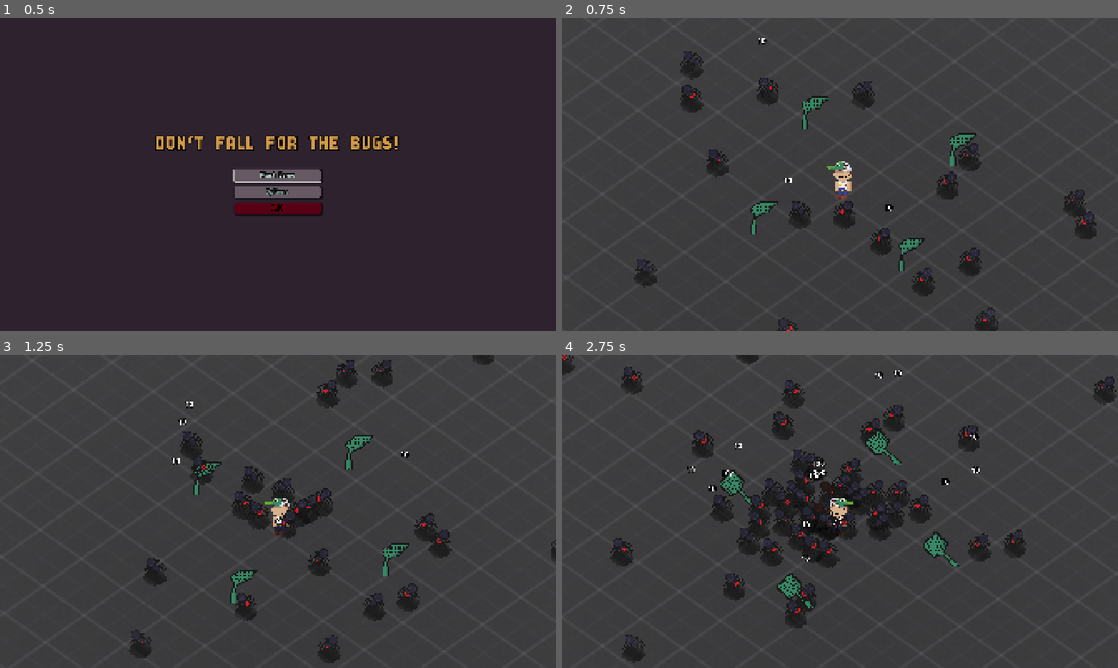
Above: before the commit, frames 1-4 (two rows, left to right).
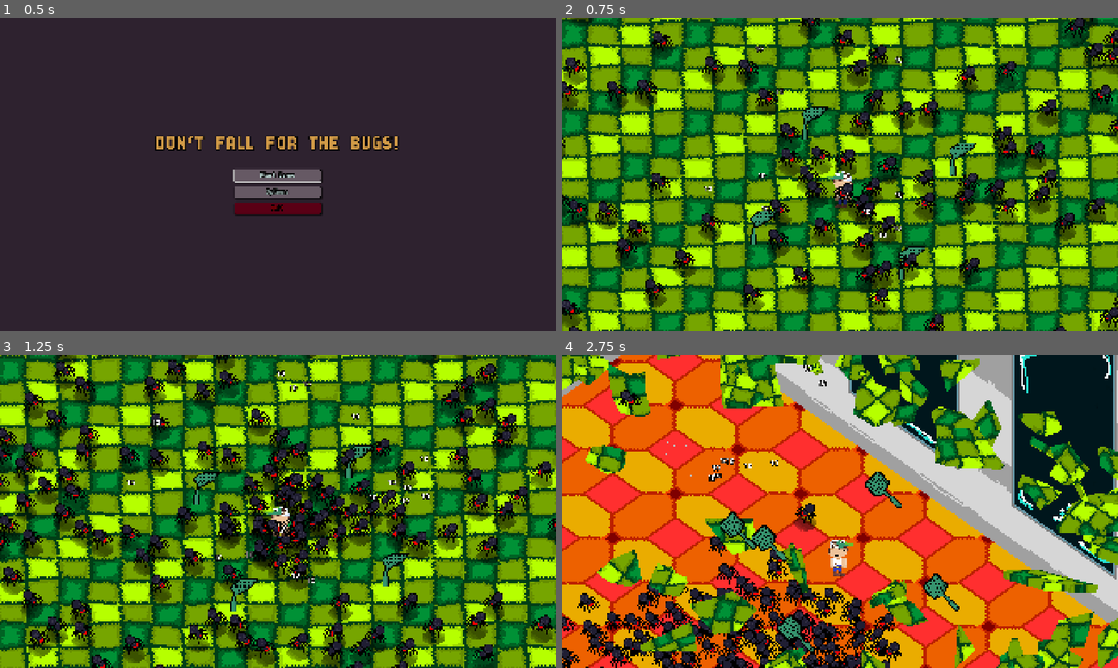
Above: after the commit, the same moments.

Repository: Ollenat/DontFallForTheBugs
Game: Godot game, scene res://scenes/main_menu.tscn
The game is run twice, just before and just after one commit, with the same random seed, the same clock (stepped at 60 frames per second) and the same inputs. The engine's default icon, where the game draws it, is replaced by a stand-in: a white triangle on a blue panel in a dark square. Sound files missing from this copy of the repository are replaced by a short silence.
Inputs (mouse positions are in pixels of both pictures, inside the frame that each line leads up to):
- Up to frame 1 (0.5 s): no input
- Up to frame 2 (0.75 s): click "Start Game" at 0.5 s
- Up to frame 3 (1.25 s): no input
- Up to frame 4 (2.75 s): tap Enter at 1.25 s; move the mouse to (962, 495) at 1.27 s; hold D (move_right) 1.28-2 s; click (962, 495) at 1.42 s; tap Space at 1.52 s; drag from (728, 527) to (812, 574) at 2.02 s

Frame 1 is identical in both runs. In frame 2, 99% of the frame differs, in the area x 0-100%, y 0-100%; in frame 3, 99%; in frame 4, 99%.

Commit message:
gaming?

Diff:
--- a/scenes/main_menu.tscn
+++ b/scenes/main_menu.tscn
@@ -12,7 +12,7 @@
 grow_horizontal = 2
 grow_vertical = 2
 script = ExtResource("1_ekxnf")
-game_scene = "res://scenes/test.tscn"
+game_scene = "res://scenes/Game.tscn"
 
 [node name="Background" type="ColorRect" parent="." unique_id=897543235]
 layout_mode = 1
--- a/scenes/player.tscn
+++ b/scenes/player.tscn
@@ -18,7 +18,7 @@
 shading_mode = 0
 albedo_texture = ExtResource("8_shadow")
 texture_filter = 0
-cull_mode = 2
+cull_mode = 0
 
 [sub_resource type="QuadMesh" id="QuadMesh_shadow"]
 material = SubResource("StandardMaterial3D_shadow")
@@ -39,7 +39,7 @@
 mesh = SubResource("QuadMesh_ksfn8")
 
 [node name="Shadow" type="MeshInstance3D" parent="." unique_id=136710216]
-position = Vector3(0, -0.35, 0)
+position = Vector3(0, 0.02, 0)
 rotation_degrees = Vector3(-90, 0, 0)
 cast_shadow = 0
 mesh = SubResource("QuadMesh_shadow")
--- a/scenes/straight_projectile.tscn
+++ b/scenes/straight_projectile.tscn
@@ -1,7 +1,8 @@
 [gd_scene format=3 uid="uid://dfuhg62lmdh0c"]
 
-[ext_resource type="Script" uid="uid://bdckx2j1oigc6" path="res://scripts/StraightProjectileComponent.gd" id="1_8niji"]
-[ext_resource type="Texture2D" uid="uid://cygqfwsjygdiu" path="res://icon.svg" id="2_gb5fa"]
+[ext_resource type="Script" path="res://scripts/Components/StraightProjectileComponent.gd" id="1_8niji"]
+[ext_resource type="Texture2D" path="res://textures/PNG/Fly Swatter/Fly swatter1.png" id="2_gb5fa"]
+[ext_resource type="Script" path="res://scripts/projectile_visual.gd" id="3_visual"]
 
 [sub_resource type="SphereShape3D" id="SphereShape3D_qt3ec"]
 radius = 0.21803963
@@ -27,3 +28,6 @@
 
 [node name="MeshInstance3D" type="MeshInstance3D" parent="." unique_id=726087976]
 mesh = SubResource("QuadMesh_qt3ec")
+
+[node name="ProjectileVisual" type="Node" parent="."]
+script = ExtResource("3_visual")
--- a/scripts/Components/StraightProjectileComponent.gd
+++ b/scripts/Components/StraightProjectileComponent.gd
@@ -10,6 +10,7 @@
 	set(d):
 		direction = d.normalized()
 @export var speed: float = 100
+var has_hit := false
 
 func _ready() -> void:
 	print(direction)
@@ -18,8 +19,17 @@
 	get_tree().create_timer(3.0).timeout.connect(queue_free)
 
 func _on_area_entered(area: Area3D) -> void:
-	if area is HealthComponent:
-		area.damage(100)
+	if has_hit or not area is HealthComponent:
+		return
+
+	has_hit = true
+	area.damage(100)
+	set_process(false)
+	var visual := get_node_or_null("ProjectileVisual") as ProjectileVisual
+	if visual:
+		visual.smack_finished.connect(queue_free, CONNECT_ONE_SHOT)
+		visual.play_smack()
+	else:
 		queue_free()
 
 func _process(delta: float) -> void:
--- a/scripts/floor.gd
+++ b/scripts/floor.gd
@@ -86,7 +86,6 @@
 		base_uv_scale.y / float(divisions),
 		1.0
 	)
-
 	var spawned_this_frame := 0
 	var total_pieces := divisions * divisions
 	var break_threshold := ceili(float(total_pieces) * BREAK_SPAWN_RATIO)
--- a/scripts/main_menu.gd
+++ b/scripts/main_menu.gd
@@ -1,7 +1,7 @@
 extends Control
 
 ## Path to the scene that starts when "Start Game" is pressed.
-@export_file("*.tscn") var game_scene: String = "res://scenes/game.tscn"
+@export_file("*.tscn") var game_scene: String = "res://scenes/Game.tscn"
 ## Path to the options scene.
 @export_file("*.tscn") var options_scene: String = "res://scenes/options_menu.tscn"
 
--- /dev/null
+++ b/scripts/projectile_visual.gd
@@ -0,0 +1,58 @@
+extends Node
+class_name ProjectileVisual
+
+const SMACK_DURATION := 0.1
+const FRAMES: Array[Texture2D] = [
+	preload("res://textures/PNG/Fly Swatter/Fly swatter1.png"),
+	preload("res://textures/PNG/Fly Swatter/Fly swatter2.png"),
+	preload("res://textures/PNG/Fly Swatter/Fly swatter3.png"),
+	preload("res://textures/PNG/Fly Swatter/Fly swatter4.png"),
+	preload("res://textures/PNG/Fly Swatter/Fly swatter5.png"),
+	preload("res://textures/PNG/Fly Swatter/Fly swatter6.png"),
+]
+
+signal smack_finished
+
+@onready var mesh_instance: MeshInstance3D = $"../MeshInstance3D"
+
+func _ready() -> void:
+	mesh_instance.scale = Vector3(2.0, 2.0, 2.0)
+	var source_material := mesh_instance.get_active_material(0) as StandardMaterial3D
+	if not source_material:
+		push_error("Projectile visual requires a StandardMaterial3D on its mesh.")
+		set_process(false)
+		return
+
+	var material := source_material.duplicate()
+	material.resource_local_to_scene = true
+	material.transparency = BaseMaterial3D.TRANSPARENCY_ALPHA
+	material.texture_filter = BaseMaterial3D.TEXTURE_FILTER_NEAREST
+	material.render_priority = 10
+	material.no_depth_test = true
+	mesh_instance.material_override = material
+	material.albedo_texture = FRAMES[3]
+
+func _process(_delta: float) -> void:
+	var projectile := get_parent() as StraightProjectileComponent
+	var camera := get_viewport().get_camera_3d()
+	var material := mesh_instance.material_override as StandardMaterial3D
+	if not projectile or not camera or not material:
+		return
+
+	var horizontal_direction := Vector3(projectile.direction.x, 0.0, projectile.direction.z)
+	if horizontal_direction.length_squared() <= 0.01:
+		return
+
+	var moving_right := horizontal_direction.dot(camera.global_basis.x) < 0.0
+	if moving_right:
+		material.uv1_scale.x = 1.0
+		material.uv1_offset.x = 0.0
+	else:
+		material.uv1_scale.x = -1.0
+		material.uv1_offset.x = 1.0
+
+func play_smack() -> void:
+	var material := mesh_instance.material_override as StandardMaterial3D
+	material.albedo_texture = FRAMES[4]
+	await get_tree().create_timer(SMACK_DURATION).timeout
+	smack_finished.emit()
--- a/scripts/scatter.gd
+++ b/scripts/scatter.gd
@@ -4,28 +4,62 @@
 @export var player_scene: Node3D
 @export var enemy_count: int = 20
 @export var plane_size: Vector2 = Vector2(50, 50)
-@export var sky_spawn_interval := Vector2(4.0, 9.0)
 @export var sky_spawn_height: float = 12.0
 
 var _spawn_timer := 0.0
+@onready var tower: Node3D = get_node_or_null("Tower")
 
 func _ready() -> void:
 	for i in range(enemy_count):
-		_spawn_enemy(1.0)
-	_spawn_timer = randf_range(sky_spawn_interval.x, sky_spawn_interval.y)
+		_spawn_enemy(1.0, _get_current_floor_y())
+	_schedule_next_spawn()
 
 func _process(delta: float) -> void:
 	_spawn_timer -= delta
 	if _spawn_timer > 0.0:
 		return
 
-	_spawn_enemy(sky_spawn_height)
-	_spawn_timer = randf_range(sky_spawn_interval.x, sky_spawn_interval.y)
+	var floor_y := _get_current_floor_y()
+	_spawn_enemy(sky_spawn_height, floor_y)
+	_schedule_next_spawn()
 
-func _spawn_enemy(height: float) -> void:
+func _schedule_next_spawn() -> void:
+	var floor_number := _get_current_floor_number()
+	var spawn_rate := float(floor_number)
+	_spawn_timer = -log(maxf(randf(), 0.0001)) / spawn_rate
+
+func _get_current_floor_number() -> int:
+	if not player_scene or not tower:
+		return 1
+
+	var floor_spacing: float = tower.get("floor_spacing")
+	if floor_spacing <= 0.0:
+		return 1
+
+	return maxi(1, roundi(-player_scene.global_position.y / floor_spacing) + 1)
+
+func _get_current_floor_y() -> float:
+	var floor_spacing := 8.0
+	if tower:
+		floor_spacing = tower.get("floor_spacing")
+	if floor_spacing <= 0.0:
+		floor_spacing = 8.0
+
+	return -float(_get_current_floor_number() - 1) * floor_spacing
+
+func _get_arena_half_size() -> Vector2:
+	if tower:
+		var tower_size: float = tower.get("tower_size")
+		if tower_size > 0.0:
+			return Vector2.ONE * maxf(tower_size * 0.5 - 0.75, 0.5)
+
+	return plane_size * 0.5
+
+func _spawn_enemy(height: float, floor_y: float) -> void:
 	var enemy = enemy_scene.instantiate() as Node3D
 	enemy.player = player_scene
-	var random_x = randf_range(-plane_size.x / 2, plane_size.x / 2)
-	var random_z = randf_range(-plane_size.y / 2, plane_size.y / 2)
+	var arena_half_size := _get_arena_half_size()
+	var random_x = randf_range(-arena_half_size.x, arena_half_size.x)
+	var random_z = randf_range(-arena_half_size.y, arena_half_size.y)
 	add_child(enemy)
-	enemy.global_position = Vector3(random_x, height, random_z)
+	enemy.global_position = Vector3(random_x, floor_y + height, random_z)
Not shown: 1 places in scenes/music_player.tscn that only renumber resources
Not shown, added: scripts/projectile_visual.gd.uid
